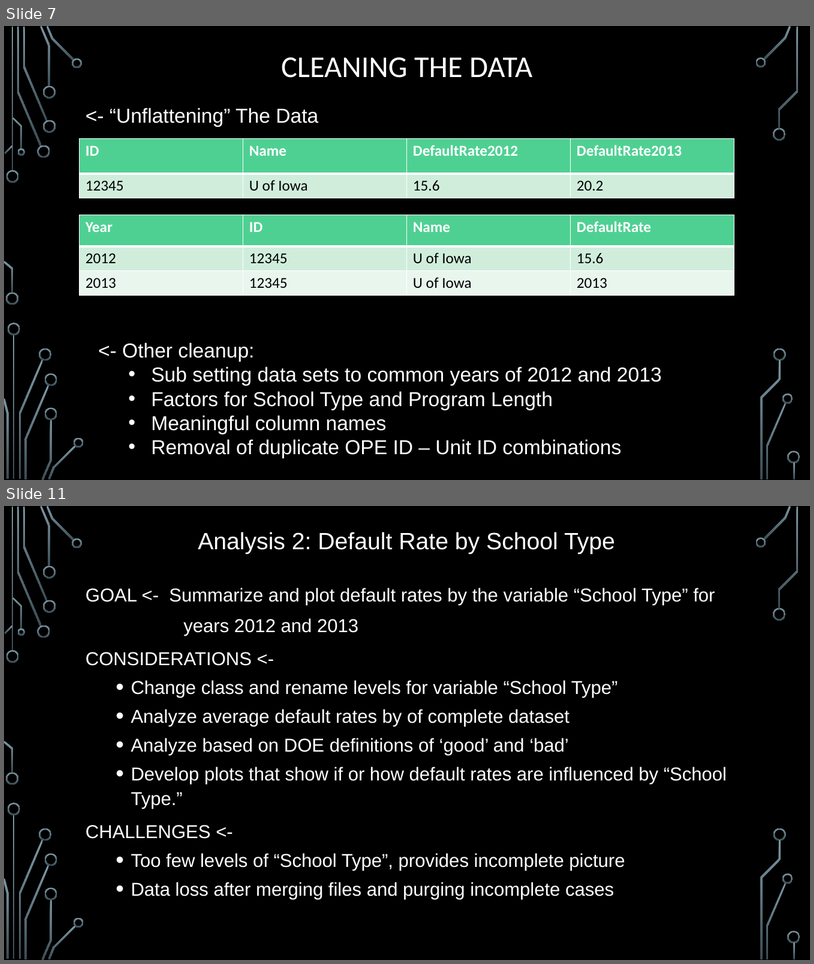
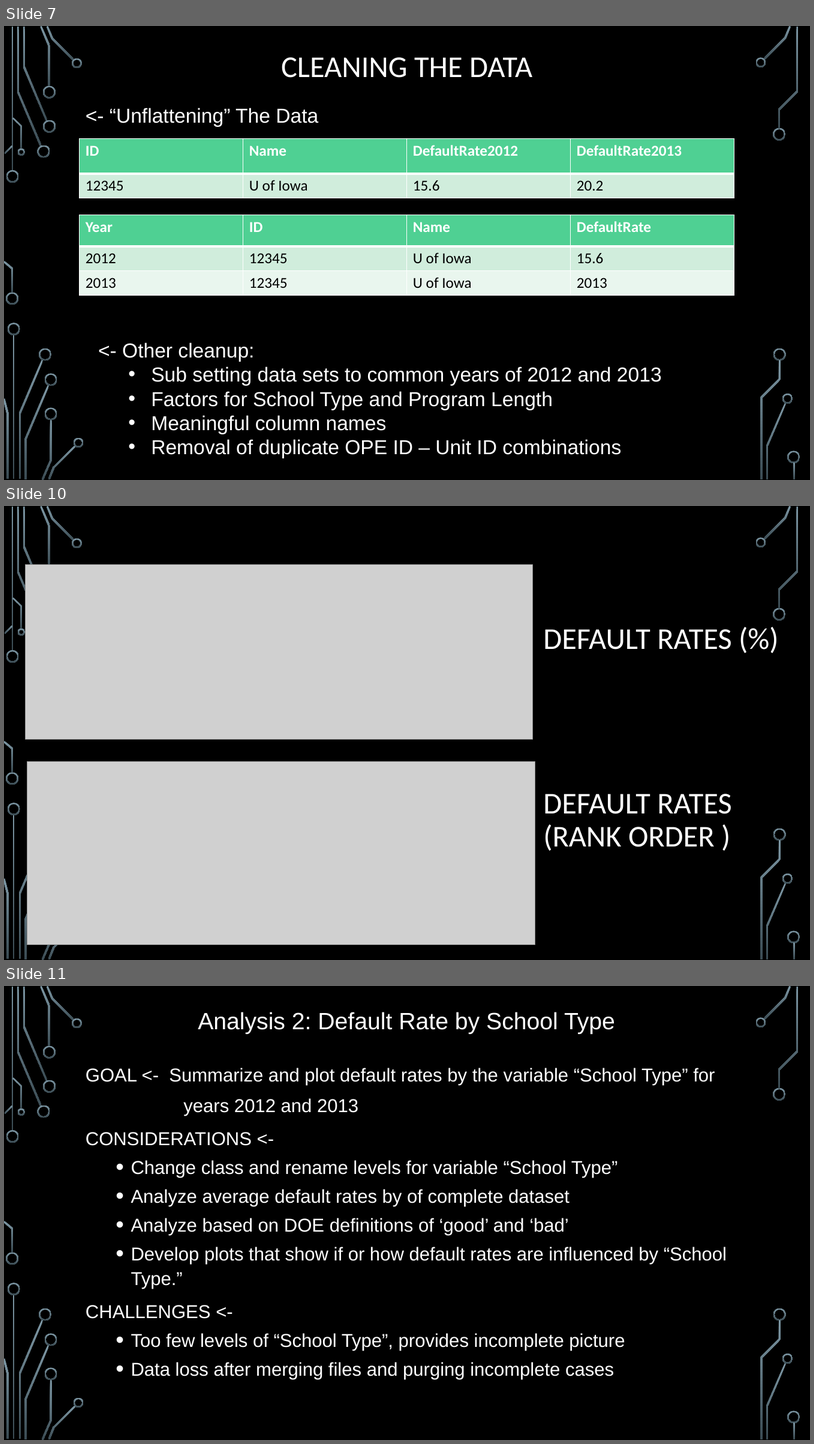
Before and after one commit to matt-pelham/rgang, a slide deck: Default Data Group Project PowerPoint.pptx. Shown one above the other, each under a label of ours: slides 7 and 11 before the commit, slides 7, 10 and 11 after it; the slides between them are not shown. The pictures are 814x964 and 814x1444 pixels, drawn with LibreOffice and Linux fonts; fonts in the diff are those of the drawing; grey boxes stand for pictures; background and template pictures are left out. Boxes give left, top, right and bottom in pixels: in the first picture for what was removed or moved away, otherwise in the second. Text is boxed around its words. In the diff, an @@ line names an element or a change of style, - is before the commit and + after.

```diff
--- a/Default Data Group Project PowerPoint.pptx
+++ b/Default Data Group Project PowerPoint.pptx
@@ slide 10 added at box(4, 506, 810, 960), background picture (left out); not listed: 29 template elements that a slide beside it also shows @@
@@ picture added at box(25, 565, 533, 739) @@
@@ title added at box(543, 629, 732, 649), 36 pt, text #FFFFFF @@
+DEFAULT RATES (%)
@@ picture added at box(27, 761, 536, 944) @@
@@ text added at box(543, 793, 732, 850), 36 pt, text #FFFFFF @@
+DEFAULT RATES (RANK ORDER )
```
Also in this commit, not shown: 2 slides changed, 1 slide removed.
